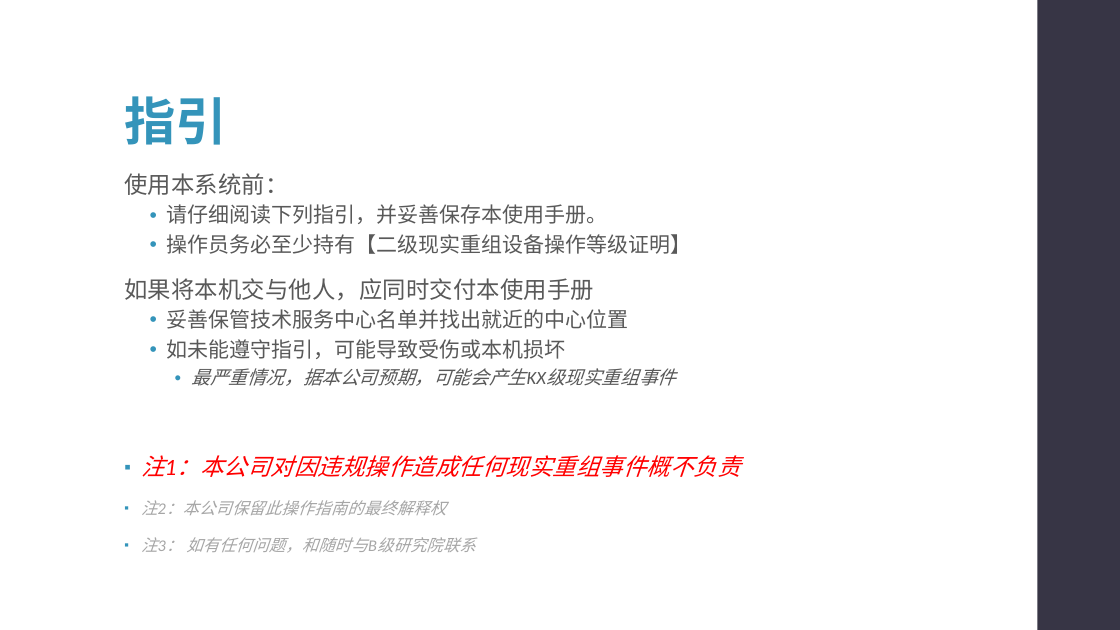
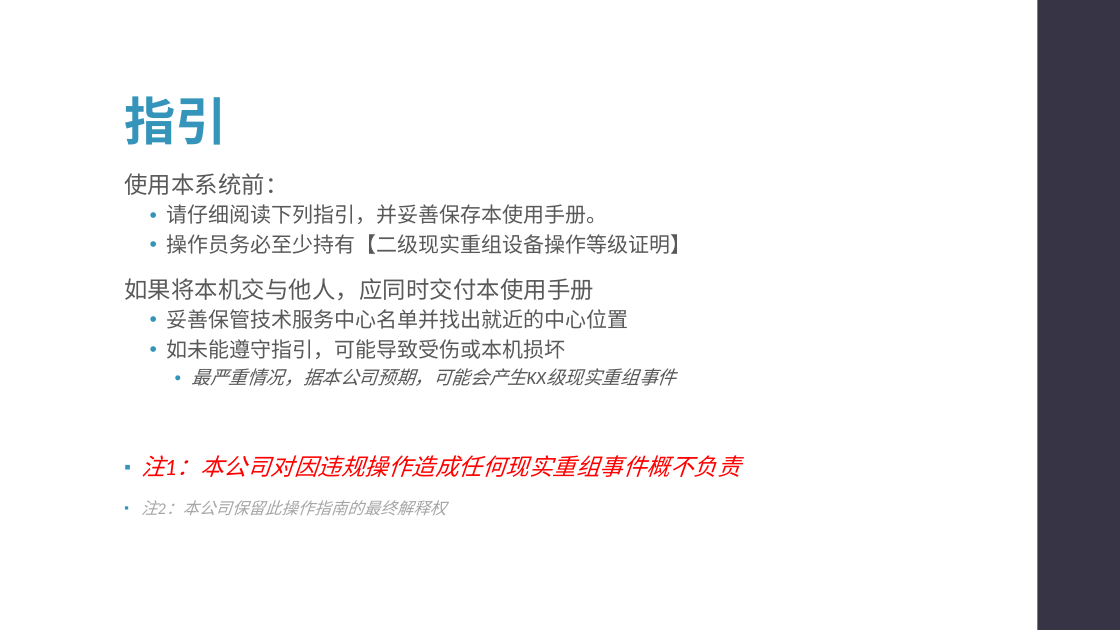
Before and after one commit to syx007/GamePlayGround, a slide deck: slide 3 of document/ROOT 操作指南.pptx. Drawn at 1120x630 pixels with LibreOffice and Linux fonts; fonts in the diff are those of the drawing. Boxes give left, top, right and bottom in pixels: in the first picture for what was removed or moved away, otherwise in the second. Text is boxed around its words. In the diff, an @@ line names an element or a change of style, - is before the commit and + after.

```diff
--- a/document/ROOT 操作指南.pptx
+++ b/document/ROOT 操作指南.pptx
@@ text at (141, 537, 367, 553): paragraph removed @@
-▪ 注3： 如有任何问题，和随时与B级研究院联系
```
Also in this commit, not shown: 11 other slides changed, 3 slides added, 1 slide removed.
